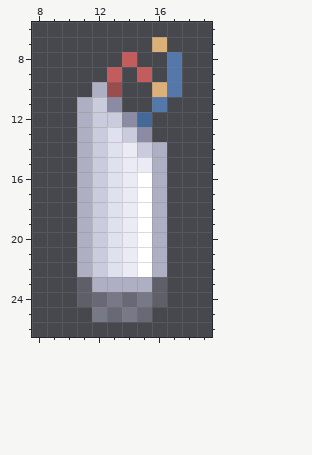
Two versions of one pixel-art sprite, Resources/Textures/_Wega/Mobs/Species/Android/parts.rsi/module_part.png. This is how it looked before the edit.
The file is 32x32 pixels. Shown: x 8..19, y 6..26.
After the commit:
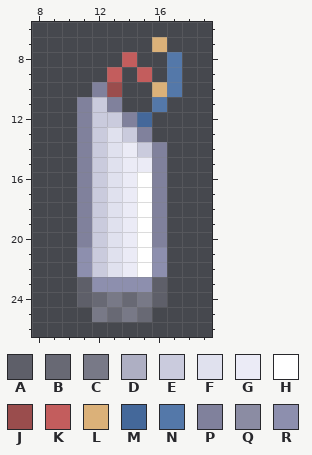
Palette (. is transparent): A #5e5f69  B #686974  C #787987  D #aeafc3  E #cacbdd  F #e0e1ee  G #ebebf6  H #ffffff  J #9a4d4d  K #c35d5d  L #dbb179  M #44689a  N #5478a9  P #80819c  Q #8b8ca3  R #8d8fae
From old to new:
{"y":10,"x":12,"old":"D","new":"P"}
{"y":11,"x":11,"old":"D","new":"P"}
{"y":11,"x":13,"old":"Q","new":"P"}
{"y":12,"x":11,"old":"D","new":"P"}
{"y":12,"x":14,"old":"Q","new":"P"}
{"y":13,"x":11,"old":"D","new":"P"}
{"y":13,"x":15,"old":"Q","new":"P"}
{"y":14,"x":11,"old":"D","new":"P"}
{"y":14,"x":16,"old":"D","new":"P"}
{"y":15,"x":11,"old":"D","new":"P"}
{"y":15,"x":16,"old":"D","new":"P"}
{"y":16,"x":11,"old":"D","new":"P"}
{"y":16,"x":16,"old":"D","new":"P"}
{"y":17,"x":11,"old":"D","new":"P"}
{"y":17,"x":16,"old":"D","new":"P"}
{"y":18,"x":11,"old":"D","new":"P"}
{"y":18,"x":16,"old":"D","new":"P"}
{"y":19,"x":11,"old":"D","new":"P"}
{"y":19,"x":16,"old":"D","new":"P"}
{"y":20,"x":11,"old":"D","new":"P"}
{"y":20,"x":16,"old":"D","new":"P"}
{"y":21,"x":11,"old":"D","new":"R"}
{"y":21,"x":16,"old":"D","new":"R"}
{"y":22,"x":11,"old":"D","new":"R"}
{"y":22,"x":16,"old":"D","new":"R"}
{"y":23,"x":12,"old":"DDDD","new":"RRRR"}
{"label":"changed","picture_box":[77,82,167,292]}
